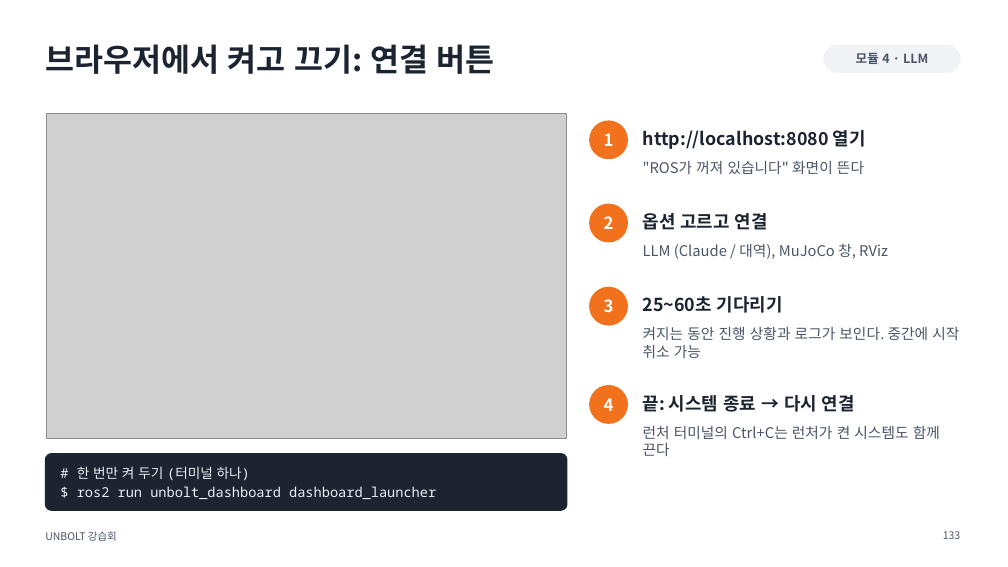
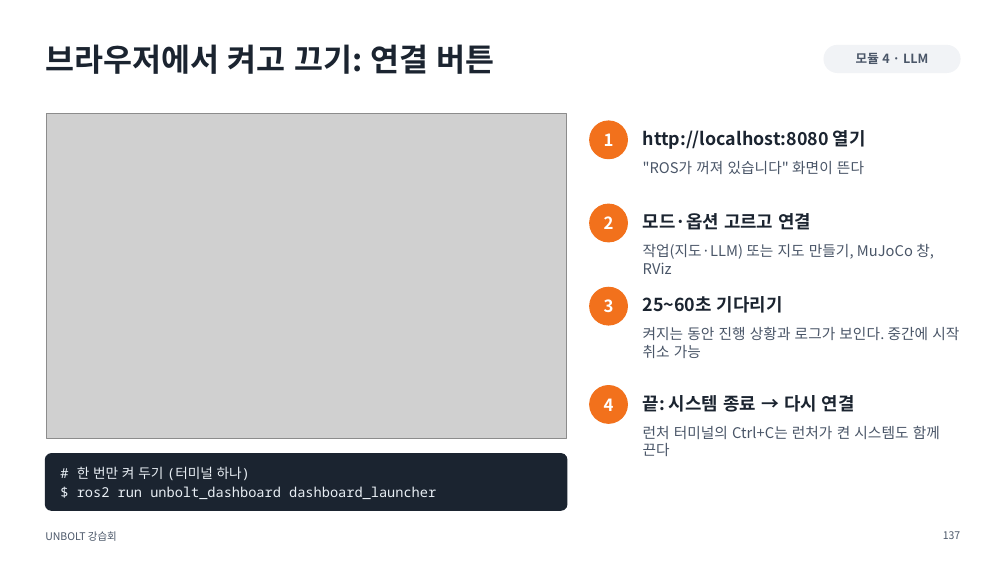
Before and after one commit to sejiny3/AIRLAB, a slide deck: slide 137 of workshop/slides/UNBOLT_workshop.pptx (slide 133 before the commit). Drawn at 1008x567 pixels with LibreOffice and Linux fonts; fonts in the diff are those of the drawing; grey boxes stand for pictures. Boxes give left, top, right and bottom in pixels: in the first picture for what was removed or moved away, otherwise in the second. Text is boxed around its words. In the diff, an @@ line names an element or a change of style, - is before the commit and + after.

```diff
--- a/workshop/slides/UNBOLT_workshop.pptx
+++ b/workshop/slides/UNBOLT_workshop.pptx
@@ text at [643, 213, 811, 230]: text changed @@
-옵션 고르고 연결
+모드·옵션 고르고 연결
@@ text at [643, 244, 934, 274]: text changed @@
-LLM (Claude / 대역), MuJoCo 창, RViz
+작업(지도·LLM) 또는 지도 만들기, MuJoCo 창, RViz
@@ page number at [943, 531, 960, 539]: text changed @@
-133
+137
```
Also in this commit, not shown: 5 other slides changed, 4 slides added, 29 other files.
